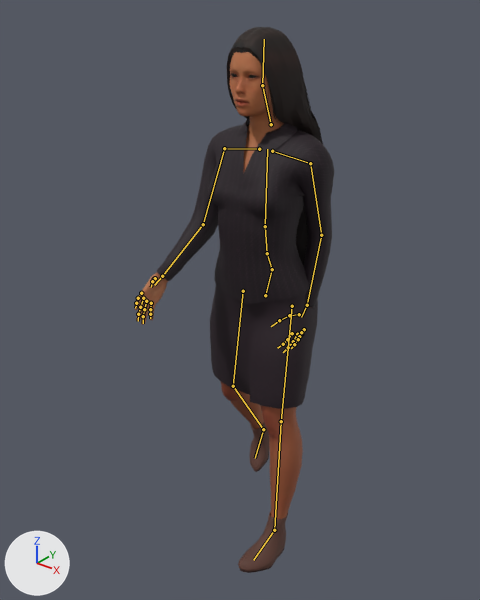
Two versions of the glTF model public/models/npcs/sandton-professional.glb, one commit apart.
Both versions are drawn from a camera (50 mm lens) standing at (1.167, -1.618, 1.847) and looking at (-0.1, -0.034, 0.865). Lighting does not change. The marker at lower left points along +X, +Y and +Z. The picture after the commit comes second. Both versions are drawn at frame 13 of the action 'sprint'; the numbers are the values there. The bones that change, and the others that lie on the model, are drawn over the model as lines.

In view in the first picture: 'EyesMesh', 'HairShoesMesh', 'OutfitMesh', 'SkinMesh'.
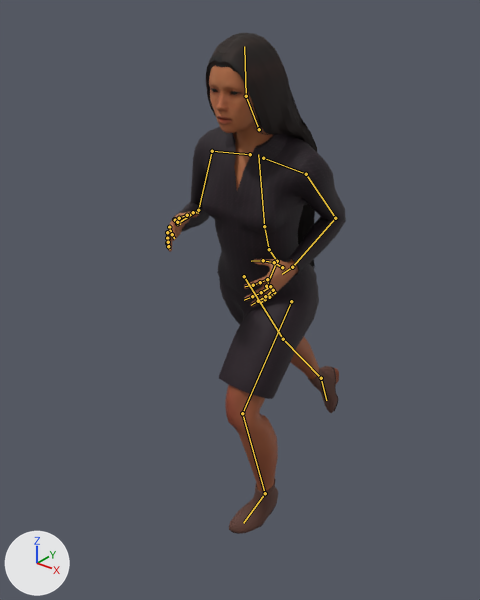
Boxes [x1, y1, x2, y2] around the edits, measured in the pictures (480 x 600 px):
```json
{"object": "OutfitMesh", "change": "posed", "before": [157, 118, 335, 409], "after": [171, 126, 346, 399], "on screen": "6% shorter"}
{"object": "SkinMesh", "change": "posed", "before": [135, 52, 303, 519], "after": [166, 65, 319, 492]}
{"object": "HairShoesMesh", "change": "posed", "before": [227, 27, 323, 573], "after": [206, 33, 339, 534], "on screen": "38% wider, 8% shorter"}
{"object": "EyesMesh", "change": "posed", "before": [232, 74, 256, 78], "after": [212, 89, 238, 95]}
{"bone": "Hips", "before": "(265, 295) to (272, 269)", "after": "(266, 286) to (277, 261)"}
{"bone": "Spine", "before": "(272, 269) to (267, 253)", "after": "(277, 261) to (269, 249)"}
{"bone": "Chest", "before": "(267, 253) to (265, 226)", "after": "(269, 249) to (264, 226)"}
{"bone": "UpperArm_L", "before": "(310, 163) to (321, 235)", "after": "(306, 174) to (335, 218)"}
{"bone": "LowerArm_L", "before": "(321, 235) to (307, 305)", "after": "(335, 218) to (292, 267)"}
{"bone": "UpperArm_R", "before": "(224, 148) to (203, 224)", "after": "(212, 151) to (198, 210)"}
{"bone": "LowerArm_R", "before": "(203, 224) to (162, 276)", "after": "(198, 210) to (177, 223)"}
{"bone": "Head", "before": "(262, 85) to (264, 39)", "after": "(246, 96) to (244, 46)"}
{"bone": "UpperLeg_L", "before": "(292, 306) to (281, 421)", "after": "(291, 301) to (242, 413)"}
{"bone": "LowerLeg_L", "before": "(281, 421) to (274, 530)", "after": "(242, 413) to (265, 493)"}
{"bone": "Foot_L", "before": "(274, 530) to (253, 560)", "after": "(265, 493) to (243, 523)"}
{"bone": "UpperLeg_R", "before": "(243, 291) to (233, 386)", "after": "(244, 276) to (283, 339)"}
{"bone": "LowerLeg_R", "before": "(233, 386) to (263, 429)", "after": "(283, 339) to (321, 378)"}
{"bone": "Foot_R", "before": "(263, 429) to (255, 458)", "after": "(321, 378) to (326, 400)"}
```

Scene script edits in JSON lines:
```json
{"block": "bone_hips", "where": "bone_hips = bpy.data.objects['Npc_sandton-professional'].pose.bones['Hips']  # child of 'Root'"}
{"op": "set", "path": "bone_hips.location", "old": "(0.0, 0.0, 0.0)", "new": "(0.003, 0.029, 0.019)"}
{"op": "set", "path": "bone_hips.rotation_quaternion", "old": "(0.997, 0.069, -0.012, 0.012)", "new": "(0.995, 0.065, 0.016, -0.074)", "note": "degrees (8, -1, 1) -> degrees (7, 2, -8)"}
{"block": "bone_spine", "where": "bone_spine = bpy.data.objects['Npc_sandton-professional'].pose.bones['Spine']  # child of 'Hips'"}
{"op": "set", "path": "bone_spine.rotation_quaternion", "old": "(0.999, -0.038, 0.0, 0.009)", "new": "(0.99, 0.111, 0.063, 0.057)", "note": "degrees (-4, 0, 1) -> degrees (13, 6, 7)"}
{"block": "bone_chest", "where": "bone_chest = bpy.data.objects['Npc_sandton-professional'].pose.bones['Chest']  # child of 'Spine'"}
{"op": "set", "path": "bone_chest.rotation_quaternion", "old": "(0.998, -0.052, 0.001, -0.017)", "new": "(0.997, -0.059, 0.006, -0.043)", "note": "degrees (-6, 0, -2) -> degrees (-7, 0, -5)"}
{"block": "bone_upperarm_l", "where": "bone_upperarm_l = bpy.data.objects['Npc_sandton-professional'].pose.bones['UpperArm_L']  # child of 'clavicle_l'"}
{"op": "set", "path": "bone_upperarm_l.rotation_quaternion", "old": "(0.921, -0.168, 0.063, -0.347)", "new": "(0.902, -0.257, 0.141, -0.317)", "note": "degrees (-21, 0, -41) -> degrees (-34, 5, -40)"}
{"block": "bone_lowerarm_l", "where": "bone_lowerarm_l = bpy.data.objects['Npc_sandton-professional'].pose.bones['LowerArm_L']  # child of 'UpperArm_L'"}
{"op": "set", "path": "bone_lowerarm_l.rotation_quaternion", "old": "(0.999, -0.04, 0.0, 0.0)", "new": "(0.821, 0.569, 0.0, -0.054)", "note": "degrees (-5, 0, 0) -> degrees (69, 4, -5)"}
{"block": "bone_upperarm_r", "where": "bone_upperarm_r = bpy.data.objects['Npc_sandton-professional'].pose.bones['UpperArm_R']  # child of 'clavicle_r'"}
{"op": "set", "path": "bone_upperarm_r.rotation_quaternion", "old": "(0.921, 0.168, 0.063, 0.347)", "new": "(0.976, 0.011, -0.123, 0.18)", "note": "degrees (21, 0, 41) -> degrees (-1, -14, 21)"}
{"block": "bone_lowerarm_r", "where": "bone_lowerarm_r = bpy.data.objects['Npc_sandton-professional'].pose.bones['LowerArm_R']  # child of 'UpperArm_R'"}
{"op": "set", "path": "bone_lowerarm_r.rotation_quaternion", "old": "(0.999, -0.04, 0.0, 0.0)", "new": "(0.768, 0.638, 0.0, 0.061)", "note": "degrees (-5, 0, 0) -> degrees (79, -4, 5)"}
{"block": "bone_head", "where": "bone_head = bpy.data.objects['Npc_sandton-professional'].pose.bones['Head']  # child of 'neck_01'"}
{"op": "set", "path": "bone_head.rotation_quaternion", "old": "(1.0, 0.011, 0.0, 0.006)", "new": "(0.998, -0.06, -0.013, 0.02)", "note": "degrees (1, 0, 1) -> degrees (-7, -1, 2)"}
{"block": "bone_upperleg_l", "where": "bone_upperleg_l = bpy.data.objects['Npc_sandton-professional'].pose.bones['UpperLeg_L']  # child of 'Hips'"}
{"op": "set", "path": "bone_upperleg_l.rotation_quaternion", "old": "(0.985, -0.151, -0.018, 0.081)", "new": "(0.933, -0.325, 0.12, 0.096)", "note": "degrees (-17, -1, 9) -> degrees (-38, 17, 6)"}
{"block": "bone_lowerleg_l", "where": "bone_lowerleg_l = bpy.data.objects['Npc_sandton-professional'].pose.bones['LowerLeg_L']  # child of 'UpperLeg_L'"}
{"op": "set", "path": "bone_lowerleg_l.rotation_quaternion", "old": "(1.0, -0.014, -0.001, 0.0)", "new": "(0.923, 0.369, 0.0, 0.069)", "note": "degrees (-2, 0, 0) -> degrees (43, -3, 7)"}
{"block": "bone_foot_l", "where": "bone_foot_l = bpy.data.objects['Npc_sandton-professional'].pose.bones['Foot_L']  # child of 'LowerLeg_L'"}
{"op": "set", "path": "bone_foot_l.rotation_quaternion", "old": "(1.0, 0.002, 0.0, 0.006)", "new": "(0.988, 0.053, -0.144, 0.022)", "note": "degrees (0, 0, 1) -> degrees (6, -17, 2)"}
{"block": "bone_upperleg_r", "where": "bone_upperleg_r = bpy.data.objects['Npc_sandton-professional'].pose.bones['UpperLeg_R']  # child of 'Hips'"}
{"op": "set", "path": "bone_upperleg_r.rotation_quaternion", "old": "(0.999, -0.047, 0.005, -0.017)", "new": "(0.934, 0.289, -0.2, -0.056)", "note": "degrees (-5, 0, -2) -> degrees (37, -20, -14)"}
{"block": "bone_lowerleg_r", "where": "bone_lowerleg_r = bpy.data.objects['Npc_sandton-professional'].pose.bones['LowerLeg_R']  # child of 'UpperLeg_R'"}
{"op": "set", "path": "bone_lowerleg_r.rotation_quaternion", "old": "(0.969, 0.245, -0.02, 0.006)", "new": "(0.999, 0.01, 0.0, -0.002)", "note": "degrees (28, -2, 0) -> degrees (1, 0, 0)"}
{"block": "bone_foot_r", "where": "bone_foot_r = bpy.data.objects['Npc_sandton-professional'].pose.bones['Foot_R']  # child of 'LowerLeg_R'"}
{"op": "set", "path": "bone_foot_r.rotation_quaternion", "old": "(0.997, 0.077, -0.003, -0.011)", "new": "(0.923, 0.297, 0.235, 0.071)", "note": "degrees (9, 0, -1) -> degrees (39, 23, 17)"}
```
